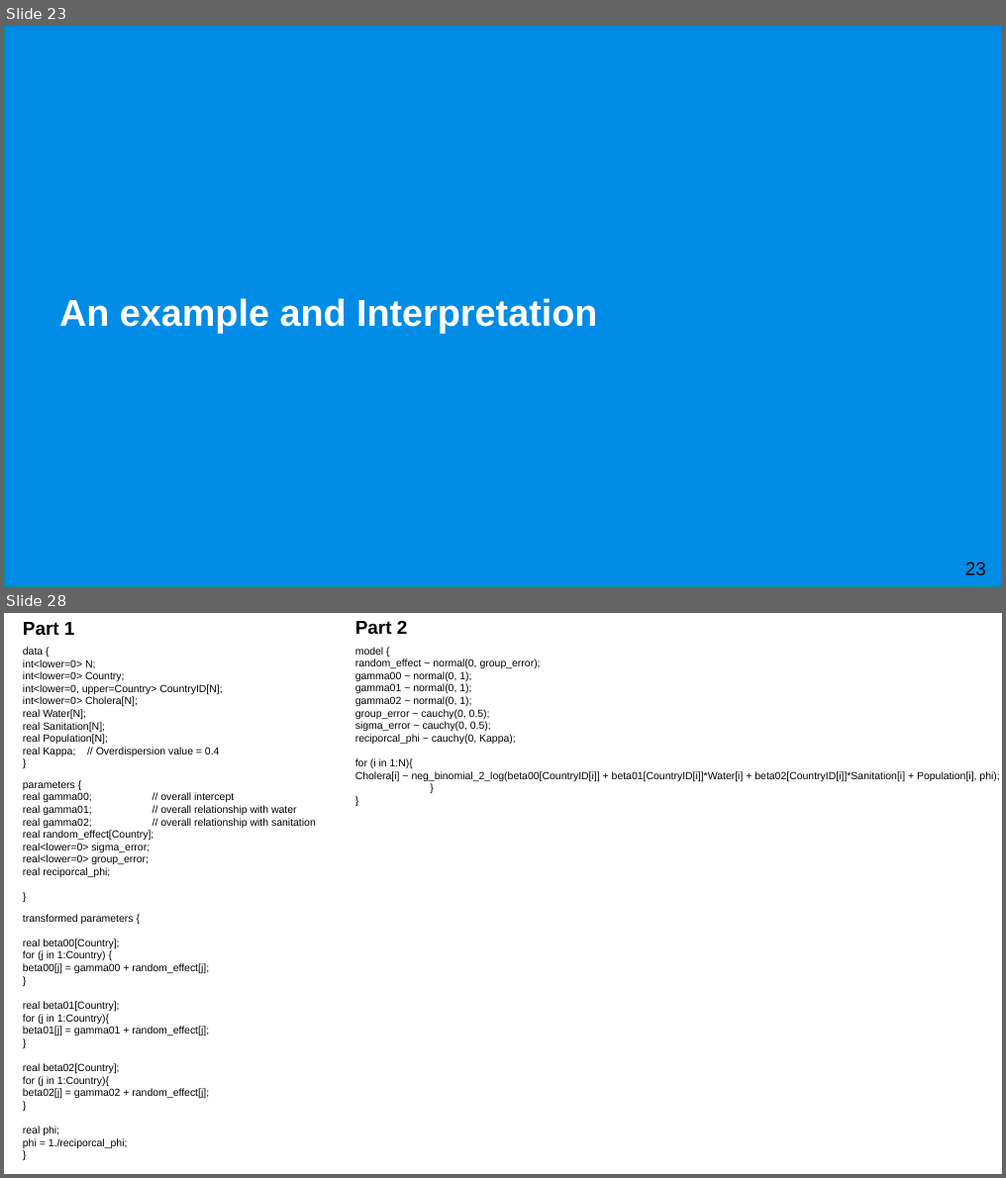
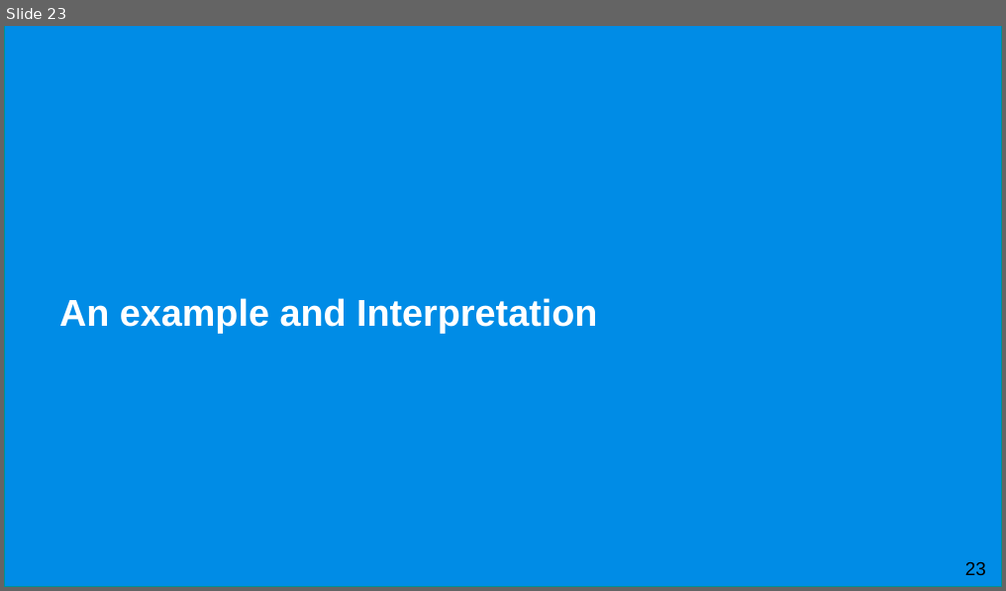
Before and after one commit to UCLPG-MSC-SGDS/GEOG0125, a slide deck: Lecture_notes_ppt/GEOG0125 Week 7 Lecture - Bayesian Hierarchical Models.pptx. Shown one above the other, each under a label of ours: slides 23 and 28 before the commit, slide 23 after it; the slides between them are not shown. The pictures are 1006x1178 and 1006x591 pixels, drawn with LibreOffice and Linux fonts; fonts in the diff are those of the drawing; background and template pictures are left out. Boxes give left, top, right and bottom in pixels: in the first picture for what was removed or moved away, otherwise in the second. Text is boxed around its words. In the diff, an @@ line names an element or a change of style, - is before the commit and + after.

```diff
--- a/Lecture_notes_ppt/GEOG0125 Week 7 Lecture - Bayesian Hierarchical Models.pptx
+++ b/Lecture_notes_ppt/GEOG0125 Week 7 Lecture - Bayesian Hierarchical Models.pptx
@@ slide 28 removed at (4, 613, 1002, 1174), background #FFFFFF @@
@@ text removed at (23, 622, 75, 635) @@
-Part 1
@@ text removed at (355, 621, 408, 634) @@
-Part 2
@@ text removed at (23, 647, 222, 757) @@
-data {
-int<lower=0> N;
-int<lower=0> Country;
-int<lower=0, upper=Country> CountryID[N];
-int<lower=0> Cholera[N];
-real Water[N];
-real Sanitation[N];
-real Population[N];
-real Kappa; // Overdispersion value = 0.4
-}
@@ text removed at (355, 647, 999, 782) @@
-model {
-random_effect ~ normal(0, group_error);
-gamma00 ~ normal(0, 1);
-gamma01 ~ normal(0, 1);
-gamma02 ~ normal(0, 1);
-group_error ~ cauchy(0, 0.5);
-sigma_error ~ cauchy(0, 0.5);
-reciporcal_phi ~ cauchy(0, Kappa);
-for (i in 1:N){
-Cholera[i] ~ neg_binomial_2_log(beta00[CountryID[i]] + beta01[CountryID[i]]*Water[i] + beta02[CountryID[i]]*Sanitation[i] + Population[i], phi);
-}
-}
@@ text removed at (23, 781, 316, 877) @@
-parameters {
-real gamma00; // overall intercept
-real gamma01; // overall relationship with water
-real gamma02; // overall relationship with sanitation
-real random_effect[Country];
-real<lower=0> sigma_error;
-real<lower=0> group_error;
-real reciporcal_phi;
-}
@@ text removed at (23, 914, 209, 1149) @@
-transformed parameters {
-real beta00[Country];
-for (j in 1:Country) {
-beta00[j] = gamma00 + random_effect[j];
-}
-real beta01[Country];
-for (j in 1:Country){
-beta01[j] = gamma01 + random_effect[j];
-}
-real beta02[Country];
-for (j in 1:Country){
-beta02[j] = gamma02 + random_effect[j];
-}
-real phi;
-phi = 1./reciporcal_phi;
-}
```
Also in this commit, not shown: 11 slides changed, 5 slides added, 2 other slides removed, 2 other files.
